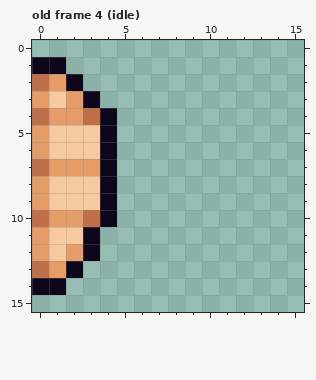
Pixel-art file: BurningKnight/Content/Animations/maggot.ase. That is the earlier state.
16x16 pixels, 4 frames. Shown: old frame 4 (idle). The commit also changed other frames, which this record leaves out.
After the commit:
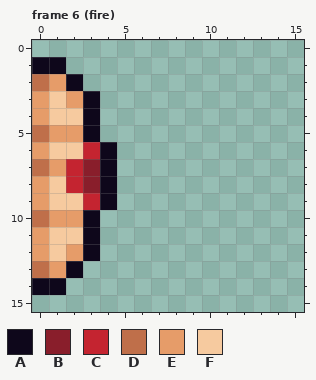
Palette (. is transparent): A #0e071b  B #891e2b  C #c42430  D #bf6f4a  E #e69c69  F #f6ca9f
A new or re-ordered frame is compared with the old frame closest to it.
Change:
frames 4 -> 9
Frame 6 (fire) is new; against old frame 4 (idle):
Colour D gives way to colour A in row 4 at x 3; in row 10 at x 3.
Colour F gives way to colour A in row 5 at x 3.
Colour E gives way to colour B in row 7 at x 3.
Colour F gives way to colour B in row 8 at x 3.
Colour E gives way to colour C in row 7 at x 2.
Colour F gives way to colour C in row 6 at x 3; in row 8 at x 2; in row 9 at x 3.
Colour E gives way to colour D in row 5 at x 0.
Colour D gives way to colour E in row 4 at x 0.
Colour F gives way to colour E in row 5 at x 1 to 2.
Colour E gives way to colour F in row 4 at x 1 to 2.
The edit erases colour A in rows 4 to 5 at x 4; in row 10 at x 4.
Pixel boxes of the changes (left, top, right, bottom) in both pictures:
changed: (32, 108, 117, 227)
